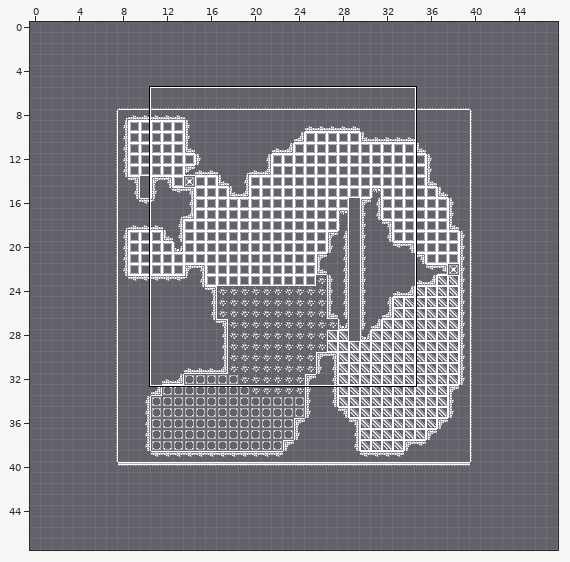
An edit to a level. Tiled map, Assets/Map.tmx. Above: a wide view before the commit, with the close-up outlined.
Close-up. Before the commit:
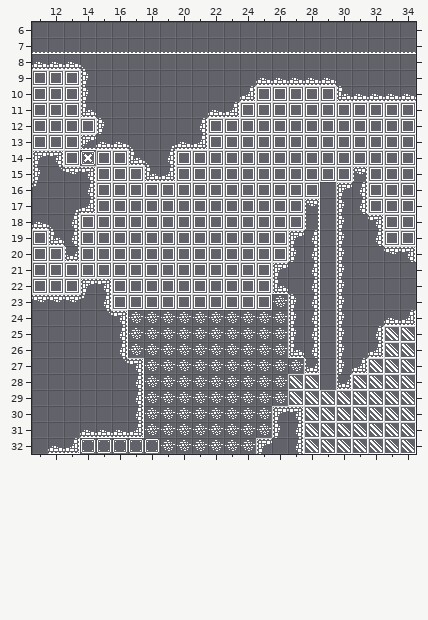
Cells are 16x16 px. Shown: x 11..34, y 6..32.
And afterwards:
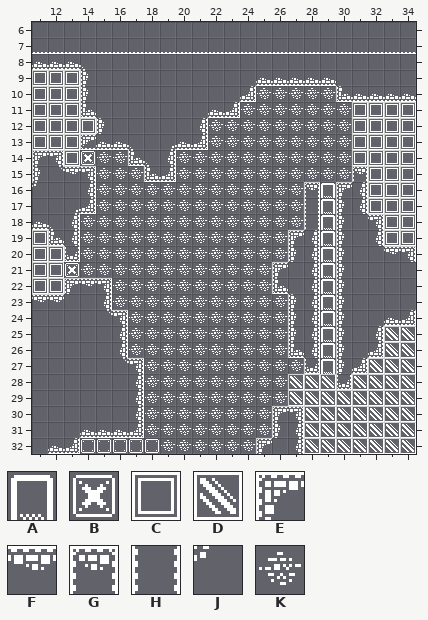
Key: from "Tileset": A 59, B 70, C 90, D 91, E 195, F 196, G 198, H 218, J 259, K 296.
_ is an empty cell.
Tiles of an added or newly shown layer are drawn over the layers below it.
Change:
Layer "Obstacles":
The edit adds tile E in row 22 at x 13.
Tile E gives way to tile F in row 22 at x 14.
The edit adds tile G in row 16 at x 28.
Tile G gives way to tile H in row 17 at x 28.
Tile F is gone in row 23 at x 13.
Tile J is gone in row 23 at x 14.
Layer "desert":
The edit adds tile K in row 10 at x 25 to 29; in row 11 at x 24 to 30; in rows 12 to 13 at x 22 to 30; in row 14 at x 15 to 16 and 20 to 30; in row 15 at x 15 to 17 and 20 to 30; in rows 16 to 17 at x 15 to 27.
The edit adds tile K in row 18 at x 14 to 27; in rows 19 to 20 at x 14 to 26; in row 21 at x 14 to 25; in rows 22 to 23 at x 16 to 25.
Layer "Area1":
Tile C is gone in row 10 at x 25 to 29; in row 11 at x 24 to 30; in rows 12 to 13 at x 22 to 30; in row 14 at x 15 to 16 and 20 to 30; in row 15 at x 15 to 17 and 20 to 30; in row 16 at x 15 to 28.
Tile C is gone in row 17 at x 15 to 27; in row 18 at x 14 to 27; in rows 19 to 20 at x 14 to 26; in row 21 at x 13 to 25; in row 22 at x 13 and 16 to 25; in row 23 at x 16 to 25.
Layer "Area2":
The edit adds tile D in row 28 at x 29.
Layer "Valley":
The edit adds tile B in row 21 at x 13.
Layer "Tunnel" (added):
The edit adds tile A in rows 16 to 27 at x 29.
Pixel boxes of the changes (left, top, right, bottom) in both close-ups:
changed: (64, 86, 352, 390)
